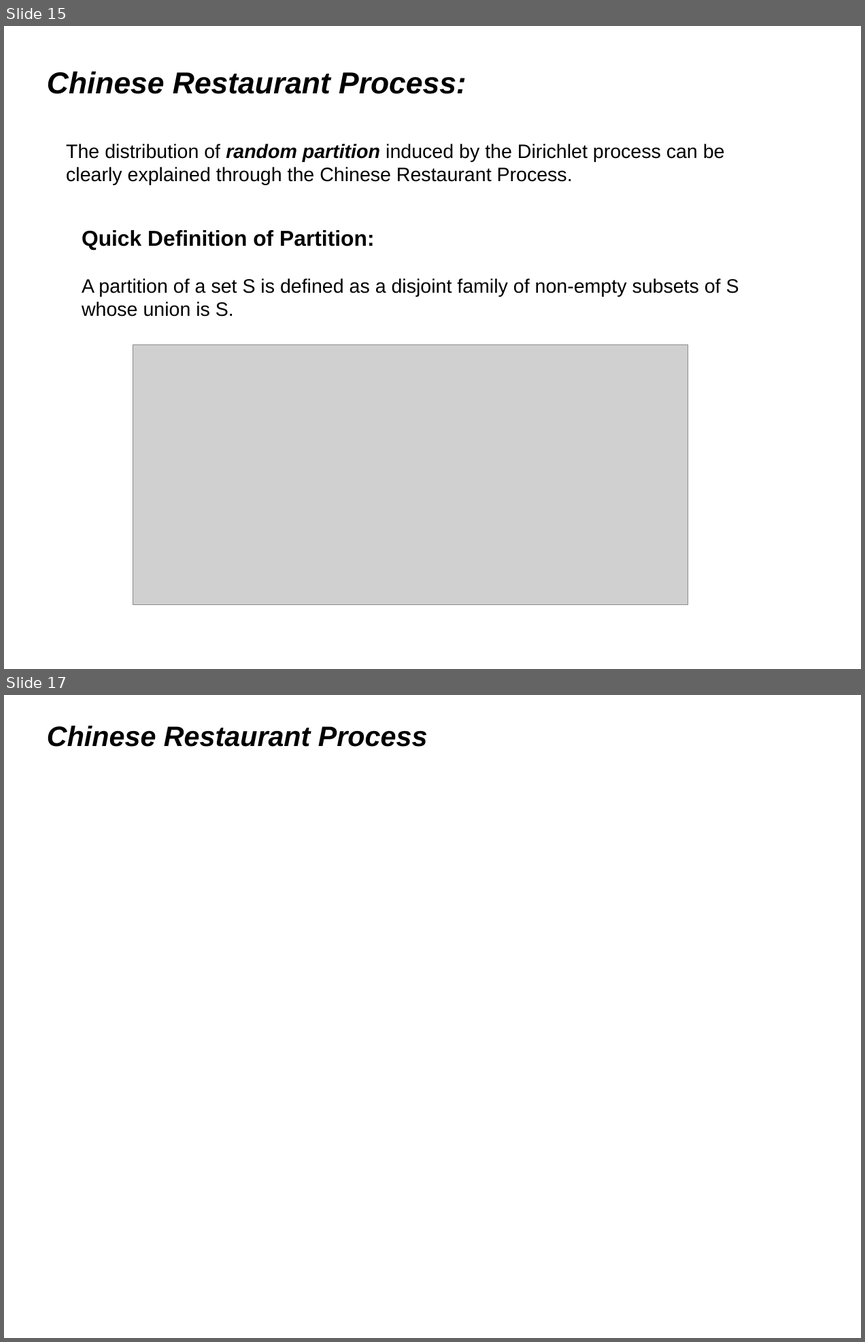
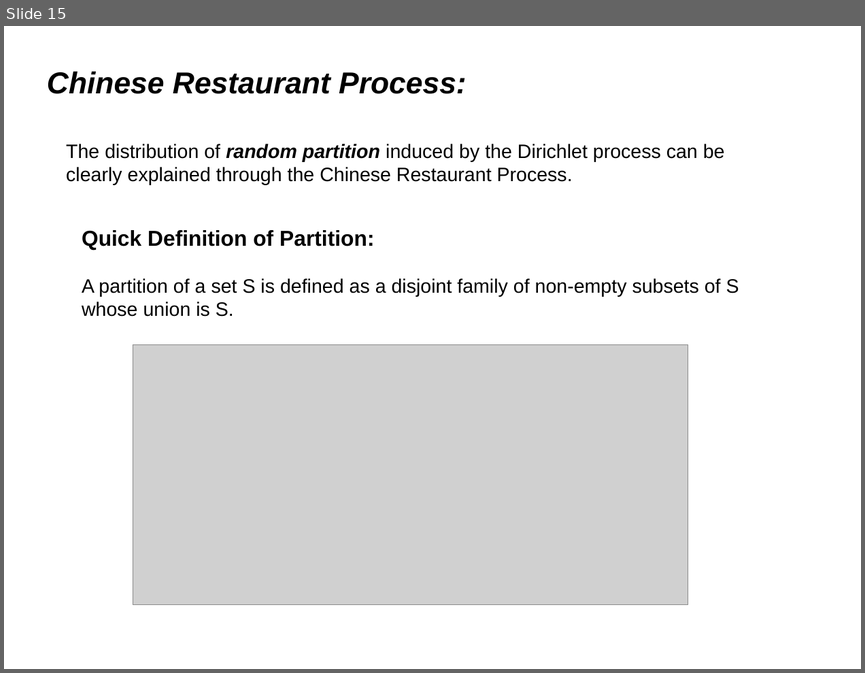
Before and after one commit to afcarl/Dirichlet_Processes, a slide deck: version_2.odp. Shown one above the other, each under a label of ours: slides 15 and 17 before the commit, slide 15 after it; the slides between them are not shown. The pictures are 865x1342 and 865x673 pixels, drawn with LibreOffice and Linux fonts; fonts in the diff are those of the drawing; grey boxes stand for pictures. Boxes give left, top, right and bottom in pixels: in the first picture for what was removed or moved away, otherwise in the second. Text is boxed around its words. In the diff, an @@ line names an element or a change of style, - is before the commit and + after.

```diff
--- a/version_2.odp
+++ b/version_2.odp
@@ slide 17 removed at (x1=4, y1=695, x2=861, y2=1338), background #FFFFFF @@
@@ title removed at (x1=47, y1=726, x2=428, y2=747) @@
-Chinese Restaurant Process
```
Also in this commit, not shown: 3 slides changed, 5 slides added, 1 other slide removed.
